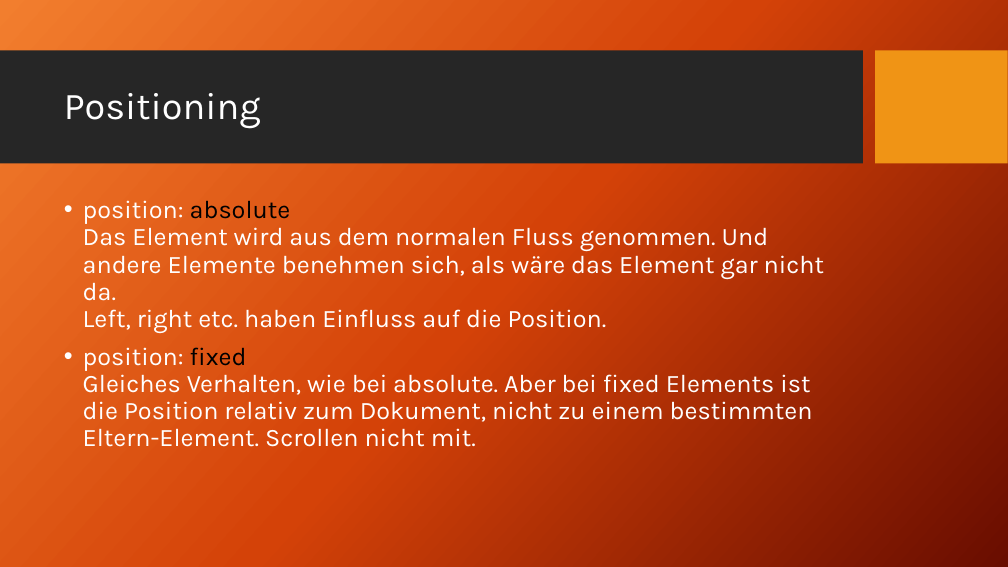
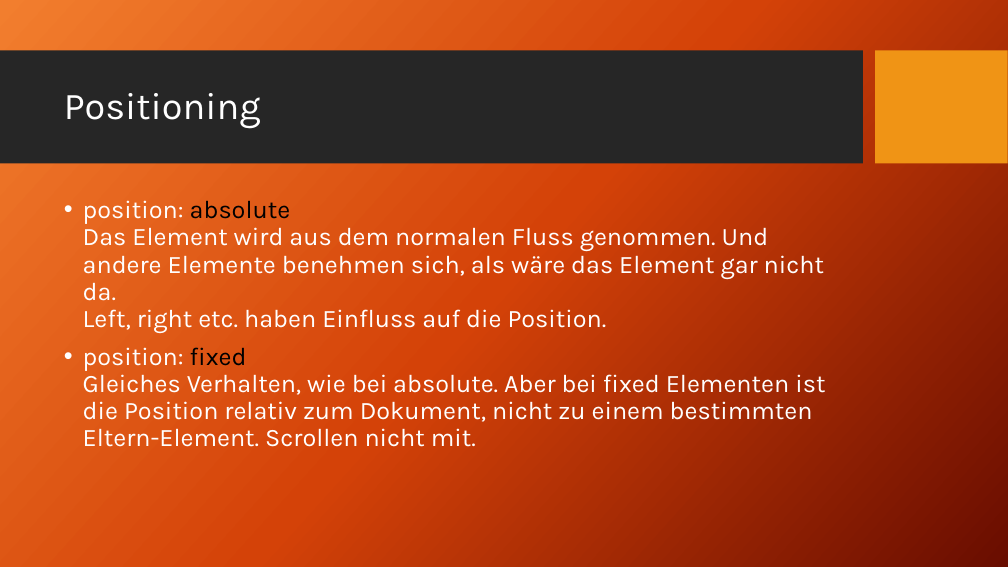
Before and after one commit to TomFrey/htmlCssBasicUebungen, a slide deck: slide 77 of html Schulung.pptx. Drawn at 1008x567 pixels with LibreOffice and Linux fonts; fonts in the diff are those of the drawing; background and template pictures are left out. Boxes give left, top, right and bottom in pixels: in the first picture for what was removed or moved away, otherwise in the second. Text is boxed around its words. In the diff, an @@ line names an element or a change of style, - is before the commit and + after.

Commit message:
Neue Slides zur Positionierung

```diff
--- a/html Schulung.pptx
+++ b/html Schulung.pptx
@@ text at <box>83,347,825,447</box>: text changed @@
-• position: fixed
-  Gleiches Verhalten, wie bei absolute. Aber bei fixed Elements ist die Position relativ zum Dokument, nicht zu einem bestimmten Eltern-Element. Scrollen nicht mit.
+• position: fixed
+  Gleiches Verhalten, wie bei absolute. Aber bei fixed Elementen ist die Position relativ zum Dokument, nicht zu einem bestimmten Eltern-Element. Scrollen nicht mit.
```
Also in this commit, not shown: 1 other file.
